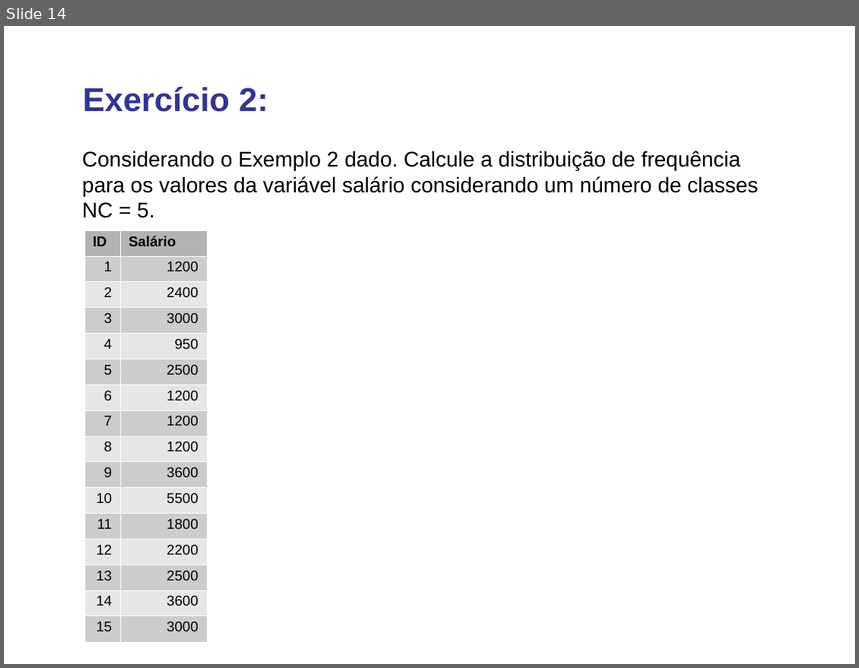
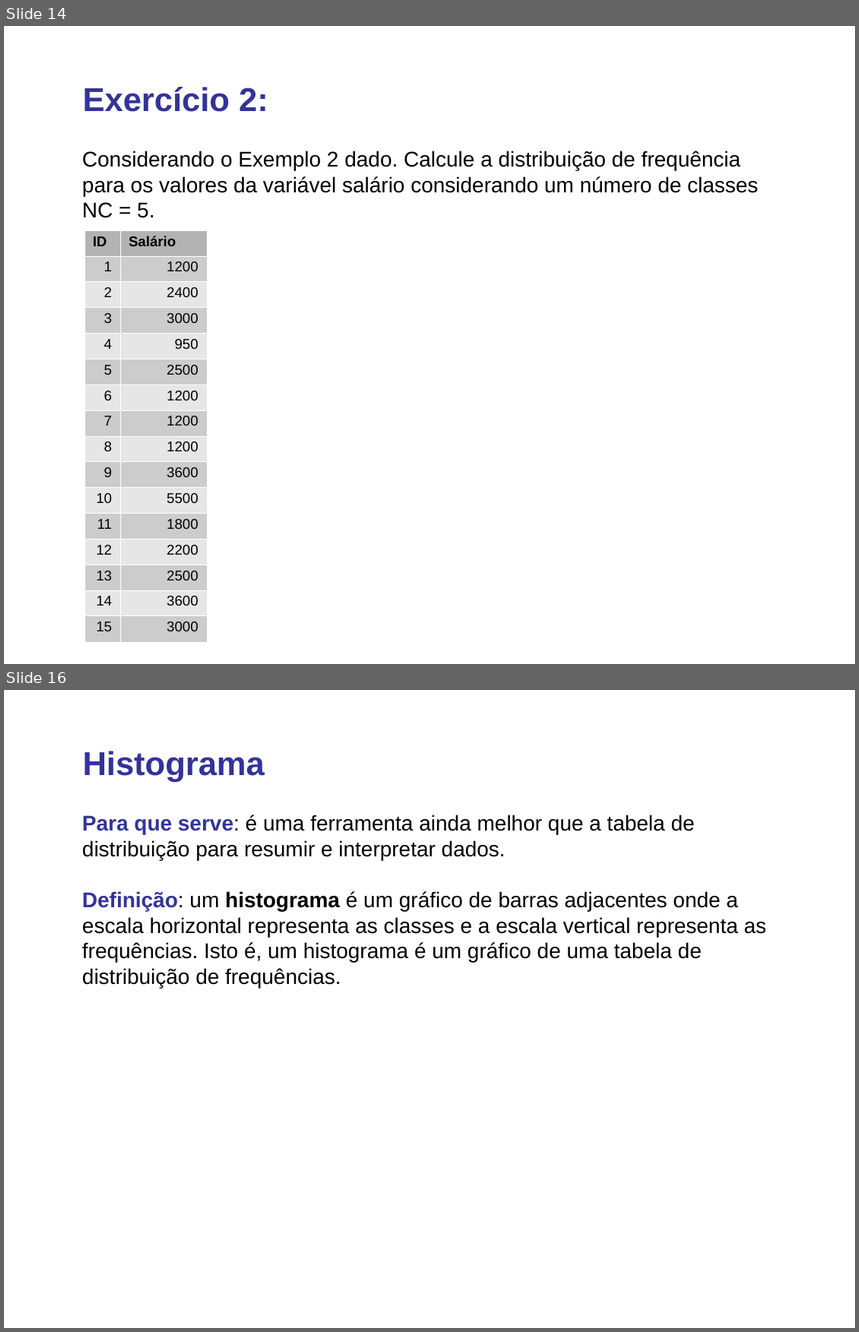
Before and after one commit to lansaviniec/estatistica, a slide deck: 2 resumos_e graficos_de_dados.ppt. Shown one above the other, each under a label of ours: slide 14 before the commit, slides 14 and 16 after it; the slides between them are not shown. The pictures are 859x668 and 859x1332 pixels, drawn with LibreOffice and Linux fonts; fonts in the diff are those of the drawing. Boxes give left, top, right and bottom in pixels: in the first picture for what was removed or moved away, otherwise in the second. Text is boxed around its words. In the diff, an @@ line names an element or a change of style, - is before the commit and + after.

```diff
--- a/2 resumos_e graficos_de_dados.ppt
+++ b/2 resumos_e graficos_de_dados.ppt
@@ slide 16 added at (x1=4, y1=690, x2=855, y2=1328), background #FFFFFF @@
@@ text added at (x1=83, y1=751, x2=265, y2=782), 28 pt, text #333399, bold @@
+Histograma
@@ text added at (x1=82, y1=815, x2=767, y2=988), 18 pt, text #000000 @@
+Para que serve: é uma ferramenta ainda melhor que a tabela de distribuição para resumir e interpretar dados.
+Definição: um histograma é um gráfico de barras adjacentes onde a escala horizontal representa as classes e a escala vertical representa as frequências. Isto é, um histograma é um gráfico de uma tabela de distribuição de frequências.
```
Also in this commit, not shown: 9 other slides added.
